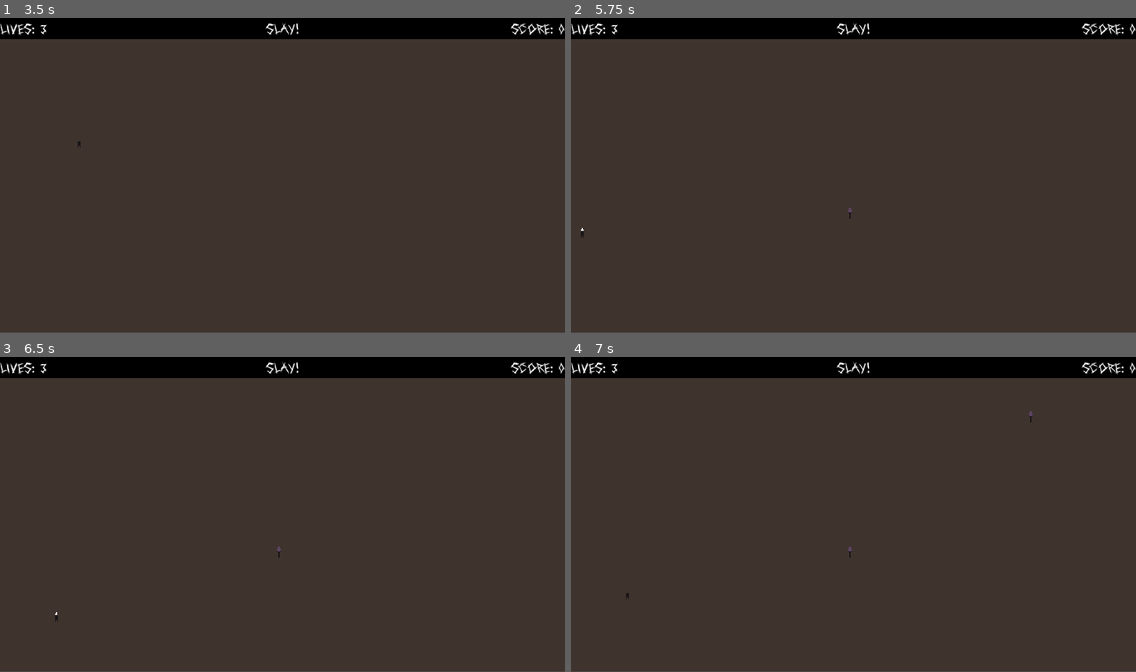
Above: before the commit, frames 1-4 (two rows, left to right).
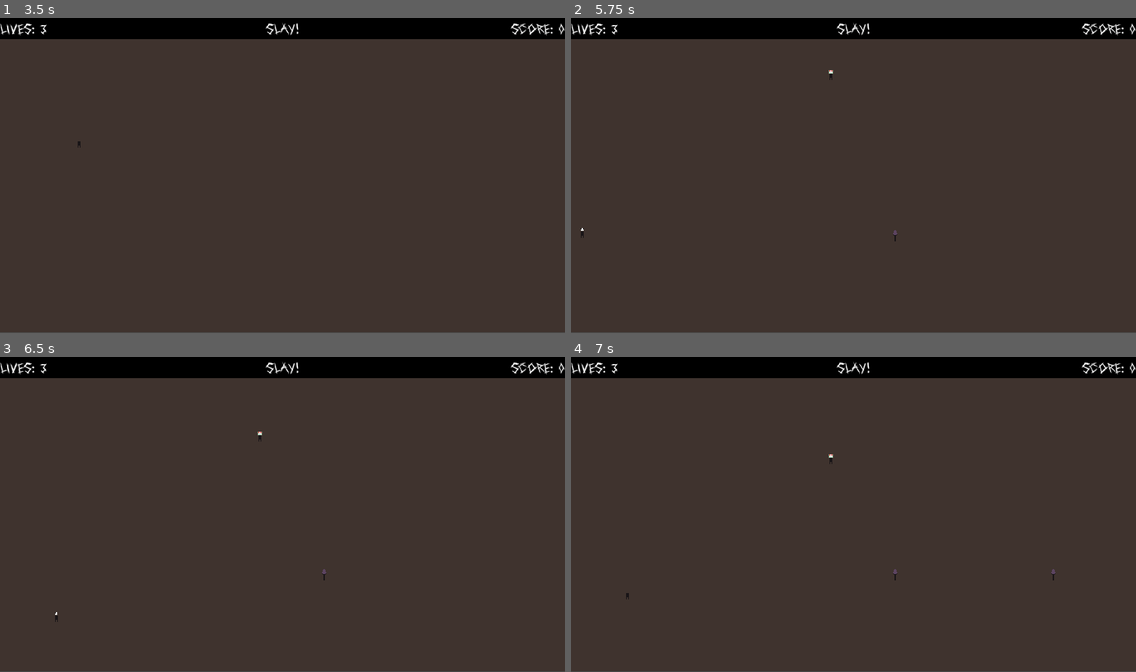
Above: after the commit, the same moments.

Repository: Academia-Team/Academia-Fall-of-the-Citadel
Game: Godot game, scene res://scene/intro.tscn
The game is run twice, just before and just after one commit, with the same random seed, the same clock (stepped at 60 frames per second) and the same inputs. Sound files missing from this copy of the repository are replaced by a short silence.
Inputs (mouse positions are in pixels of both pictures, inside the frame that each line leads up to):
- Up to frame 1 (3.5 s): tap Enter at 0.5, 2 s; move the mouse to (406, 159) at 0.52 s; hold N (move_down_right) 0.53-1.28 s; tap Space (action) at 0.6, 1.25, 2.1, 2.75 s; click (406, 159) at 0.67 s; move the mouse to (169, 191) at 1.27 s; hold Down (move_down) 1.28-2.03 s; tap Ctrl (stay) at 1.35, 2.85 s; move the mouse to (339, 106) at 2.02 s; hold N (move_down_right) 2.03-2.78 s; move the mouse to (254, 238) at 2.77 s; hold Up (move_up) from 2.78 s (still down); click (254, 238) at 2.92 s
- Up to frame 2 (5.75 s): tap Enter at 3.5 s; move the mouse to (1023, 222) at 3.52 s; release Up (move_up) at 3.53 s; hold B (move_down_left) 3.53-5.03 s; tap Space (action) at 3.6, 4.25, 5.1 s; move the mouse to (684, 128) at 4.27 s; tap Ctrl (stay) at 4.35 s; move the mouse to (881, 175) at 5.02 s; hold Down (move_down) from 5.03 s (still down); click (881, 175) at 5.17 s
- Up to frame 3 (6.5 s): move the mouse to (197, 432) at 5.77 s; release Down (move_down) at 5.78 s; hold N (move_down_right) from 5.78 s (still down); tap Ctrl (stay) at 5.85 s
- Up to frame 4 (7 s): move the mouse to (977, 498) at 6.52 s; release N (move_down_right) at 6.53 s; hold Up (move_up) from 6.53 s (still down); tap Space (action) at 6.6 s

Frame 1 is identical in both runs. In frame 2, less than 0.1% of the frame differs, in the area x 45-58%, y 16-71%; in frame 3, less than 0.1%; in frame 4, less than 0.1%, in the area x 45-86%, y 17-71%.

Commit message:
Store the seed value used

Diff:
--- a/scene/gamegrid.gd
+++ b/scene/gamegrid.gd
@@ -5,6 +5,7 @@
 var sword_scene = preload("res://scene/sword.tscn")
 var zombie_scene = preload("res://scene/zombie.tscn")
 var ref_counter = {"sword": 0, "zombie": 0}
+var seed_val = null
 
 const ITEM_SCORE = 5
 const PASSIVE_SCORE = 1
@@ -20,7 +21,13 @@
 
 # Called when the node enters the scene tree for the first time.
 func _ready():
-	randomize()
+	if seed_val == null:
+		seed_val = hash(Time.get_datetime_dict_from_system())
+
+		if OS.is_debug_build():
+			print("Seed: %d" % seed_val)
+
+	seed(seed_val)
 	set_up_player()
 
 func set_up_player():
